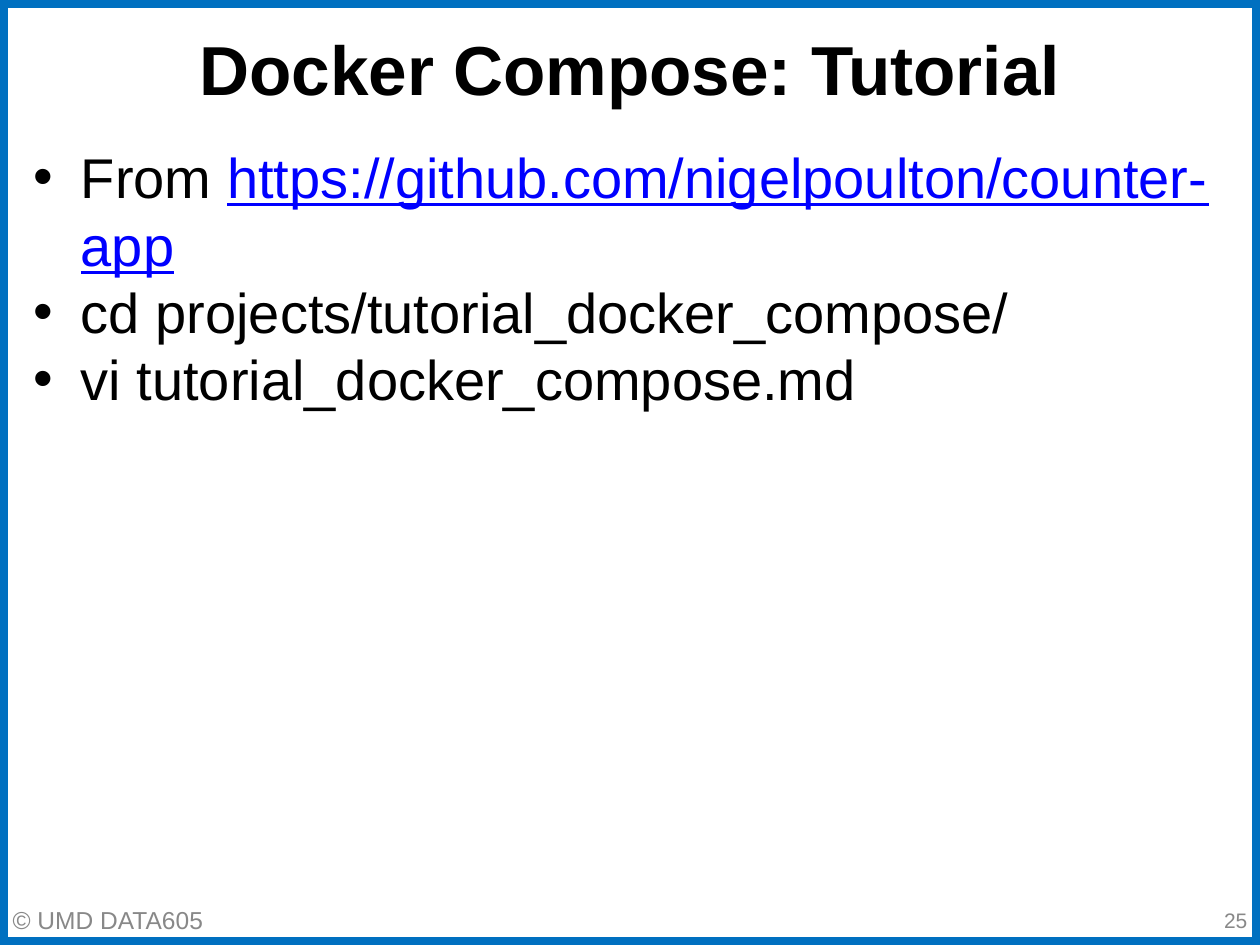
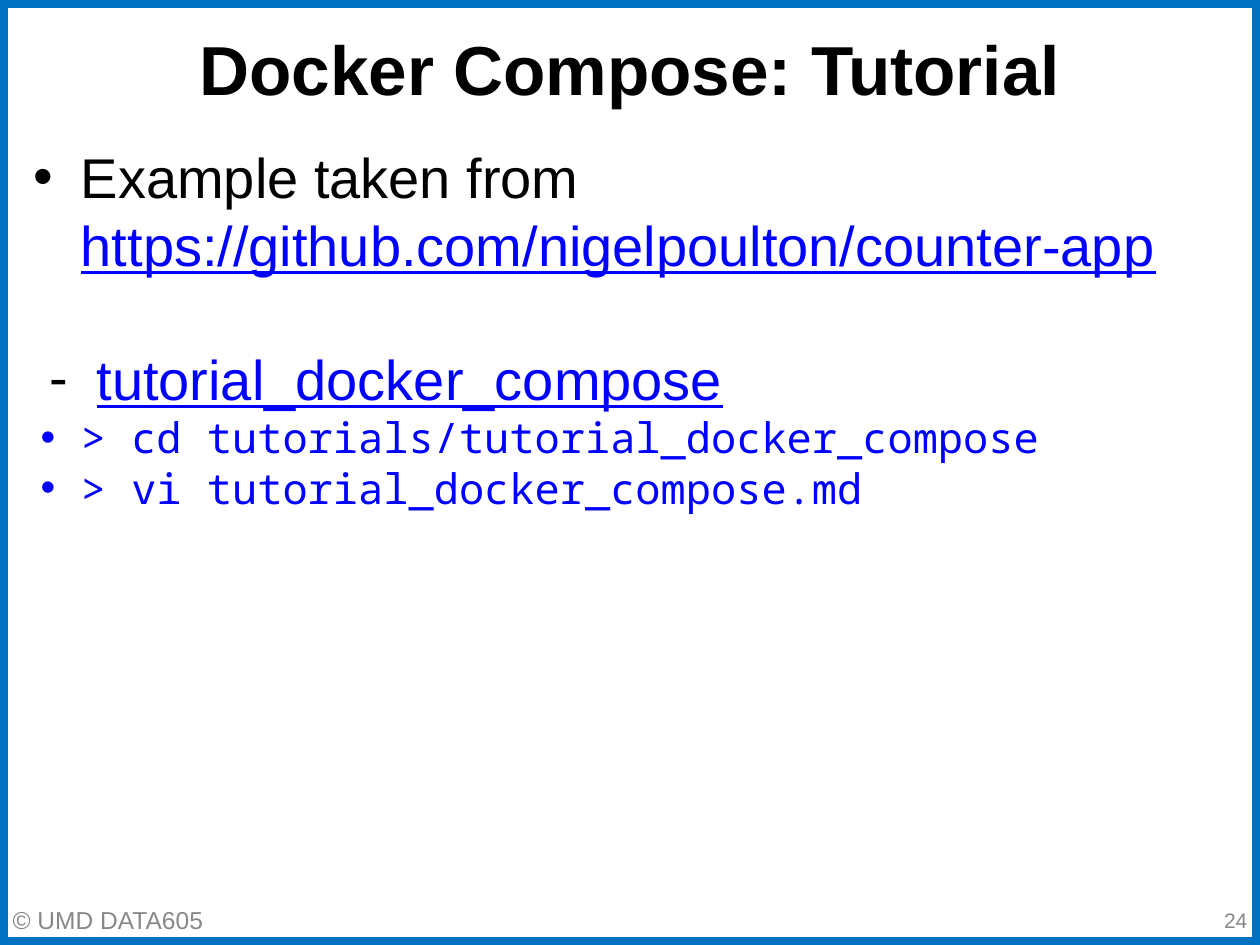
Before and after one commit to gpsaggese/umd_data605, a slide deck: slide 24 of lectures/02.2 - Docker DevOps.pptx (slide 25 before the commit). Drawn at 1260x945 pixels with LibreOffice and Linux fonts; fonts in the diff are those of the drawing. Boxes give left, top, right and bottom in pixels: in the first picture for what was removed or moved away, otherwise in the second. Text is boxed around its words. In the diff, an @@ line names an element or a change of style, - is before the commit and + after.

```diff
--- a/lectures/02.2 - Docker DevOps.pptx
+++ b/lectures/02.2 - Docker DevOps.pptx
@@ text at [81,157,1154,514]: text changed; text colour #000000 to #0000FF @@
-• From https://github.com/nigelpoulton/counter-app
-• cd projects/tutorial_docker_compose/
-• vi tutorial_docker_compose.md
+• Example taken from https://github.com/nigelpoulton/counter-app
+– tutorial_docker_compose
+• > cd tutorials/tutorial_docker_compose
+• > vi tutorial_docker_compose.md
@@ page number at [1224,913,1247,928]: text changed @@
-25
+24
```
Also in this commit, not shown: 20 other slides changed, 2 slides added, 3 slides removed, 3 other files.
